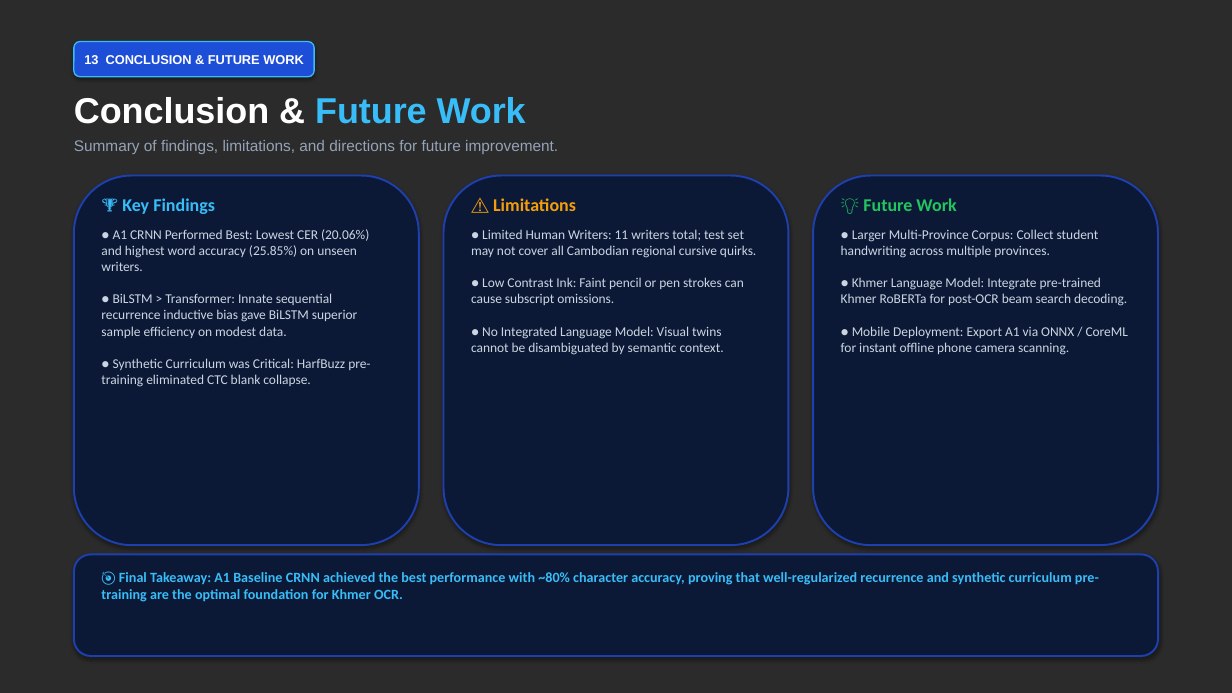
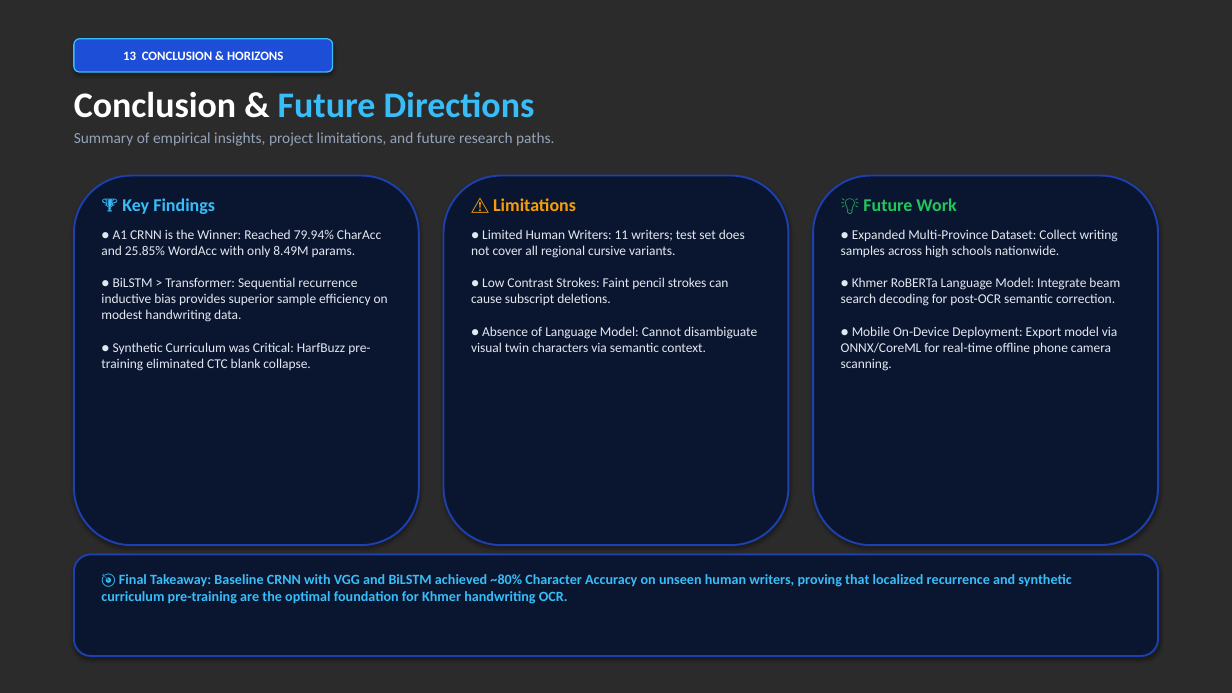
Before and after one commit to Thna17/khmer-handwritten-word-recognition, a slide deck: slide 13 of slides/Khmer_Handwritten_OCR_Presentation.pptx. Drawn at 1232x693 pixels with LibreOffice and Linux fonts; fonts in the diff are those of the drawing; background and template pictures are left out; a plain dark background stands for a picture behind light text. Boxes give left, top, right and bottom in pixels: in the first picture for what was removed or moved away, otherwise in the second. Text is boxed around its words. In the diff, an @@ line names an element or a change of style, - is before the commit and + after.

Commit message:
feat(slides): declutter deck with spacious visual cards, large KPI statistics, and custom AI infographics

```diff
--- a/slides/Khmer_Handwritten_OCR_Presentation.pptx
+++ b/slides/Khmer_Handwritten_OCR_Presentation.pptx
@@ rounded rectangle "13 CONCLUSION & HORIZONS": place and size @@
-rounded rectangle "13 CONCLUSION & HORIZONS" at [74, 42, 314, 77]
+rounded rectangle "13 CONCLUSION & HORIZONS" at [74, 39, 333, 72]
@@ text in rounded rectangle at [123, 51, 283, 60]: text changed; font Arial to Calibri @@
-13 CONCLUSION & FUTURE WORK
+13 CONCLUSION & HORIZONS
@@ text at [74, 91, 554, 146]: text changed; font Arial to Calibri @@
-Conclusion & Future Work
-Summary of findings, limitations, and directions for future improvement.
+Conclusion & Future Directions
+Summary of empirical insights, project limitations, and future research paths.
@@ fill #0B1936 to #0A1630 in 4 elements at [74, 555, 1158, 656], [74, 176, 419, 545], [444, 176, 788, 545], [813, 176, 1158, 545] @@
@@ text at [101, 229, 388, 371]: text changed; text colour #CBD5E1 to #E2E8F0 @@
-● A1 CRNN Performed Best: Lowest CER (20.06%) and highest word accuracy (25.85%) on unseen writers.
-● BiLSTM > Transformer: Innate sequential recurrence inductive bias gave BiLSTM superior sample efficiency on modest data.
-● Synthetic Curriculum was Critical: HarfBuzz pre-training eliminated CTC blank collapse.
+● A1 CRNN is the Winner: Reached 79.94% CharAcc and 25.85% WordAcc with only 8.49M params.
+● BiLSTM > Transformer: Sequential recurrence inductive bias provides superior sample efficiency on modest handwriting data.
+● Synthetic Curriculum was Critical: HarfBuzz pre-training eliminated CTC blank collapse.
@@ text at [471, 229, 757, 352]: text changed; text colour #CBD5E1 to #E2E8F0 @@
-● Limited Human Writers: 11 writers total; test set may not cover all Cambodian regional cursive quirks.
-● Low Contrast Ink: Faint pencil or pen strokes can cause subscript omissions.
-● No Integrated Language Model: Visual twins cannot be disambiguated by semantic context.
+● Limited Human Writers: 11 writers; test set does not cover all regional cursive variants.
+● Low Contrast Strokes: Faint pencil strokes can cause subscript deletions.
+● Absence of Language Model: Cannot disambiguate visual twin characters via semantic context.
@@ text at [841, 229, 1120, 371]: text changed; text colour #CBD5E1 to #E2E8F0 @@
-● Larger Multi-Province Corpus: Collect student handwriting across multiple provinces.
-● Khmer Language Model: Integrate pre-trained Khmer RoBERTa for post-OCR beam search decoding.
-● Mobile Deployment: Export A1 via ONNX / CoreML for instant offline phone camera scanning.
+● Expanded Multi-Province Dataset: Collect writing samples across high schools nationwide.
+● Khmer RoBERTa Language Model: Integrate beam search decoding for post-OCR semantic correction.
+● Mobile On-Device Deployment: Export model via ONNX/CoreML for real-time offline phone camera scanning.
@@ text at [101, 574, 1071, 604]: text changed @@
-🎯 Final Takeaway: A1 Baseline CRNN achieved the best performance with ~80% character accuracy, proving that well-regularized recurrence and synthetic curriculum pre-training are the optimal foundation for Khmer OCR.
+🎯 Final Takeaway: Baseline CRNN with VGG and BiLSTM achieved ~80% Character Accuracy on unseen human writers, proving that localized recurrence and synthetic curriculum pre-training are the optimal foundation for Khmer handwriting OCR.
```
Also in this commit, not shown: 9 other slides changed, 4 slides added, 4 slides removed, 3 other files.
